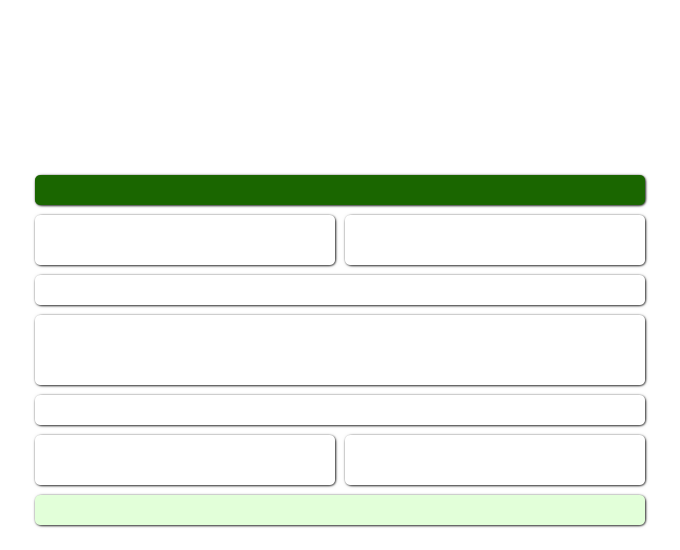
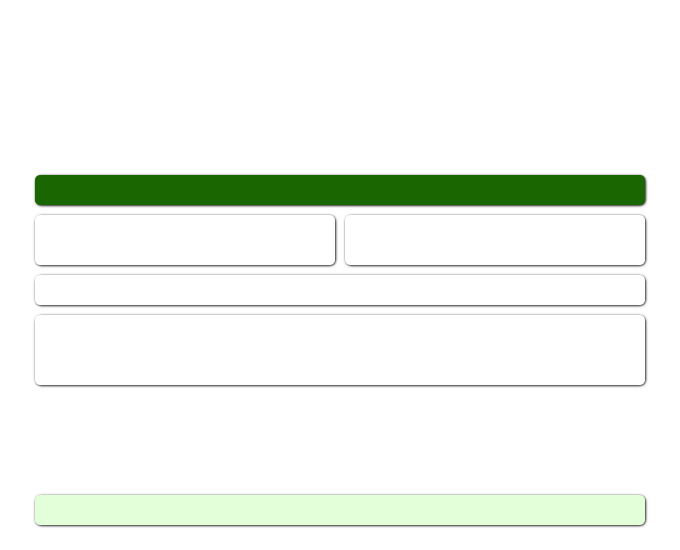
The second 680×550 image is a revision of the first. Changes to its layers:
removed layer "footer widget" over [35,395,645,425]
removed layer "footer boxes" over [35,435,645,485]
